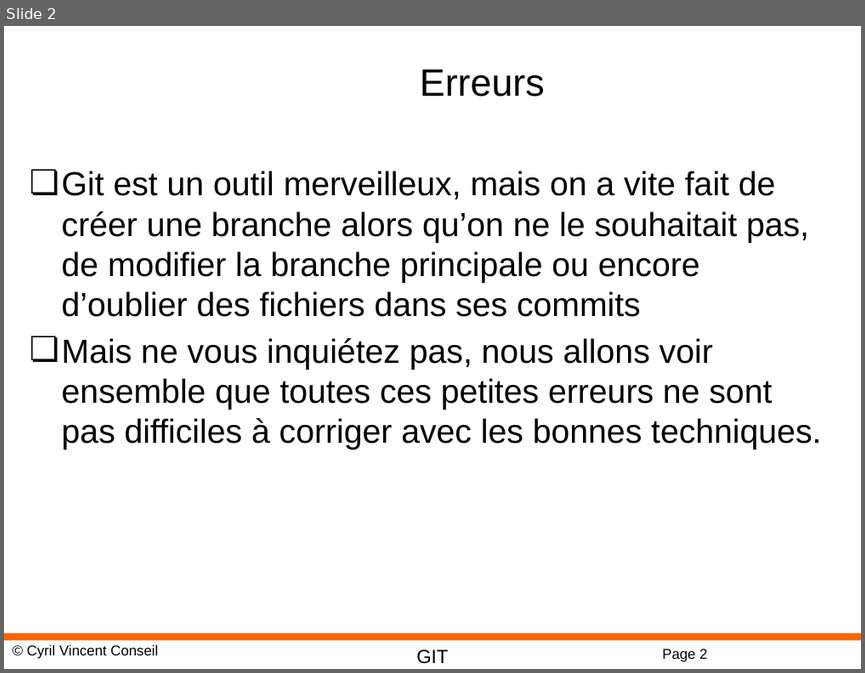
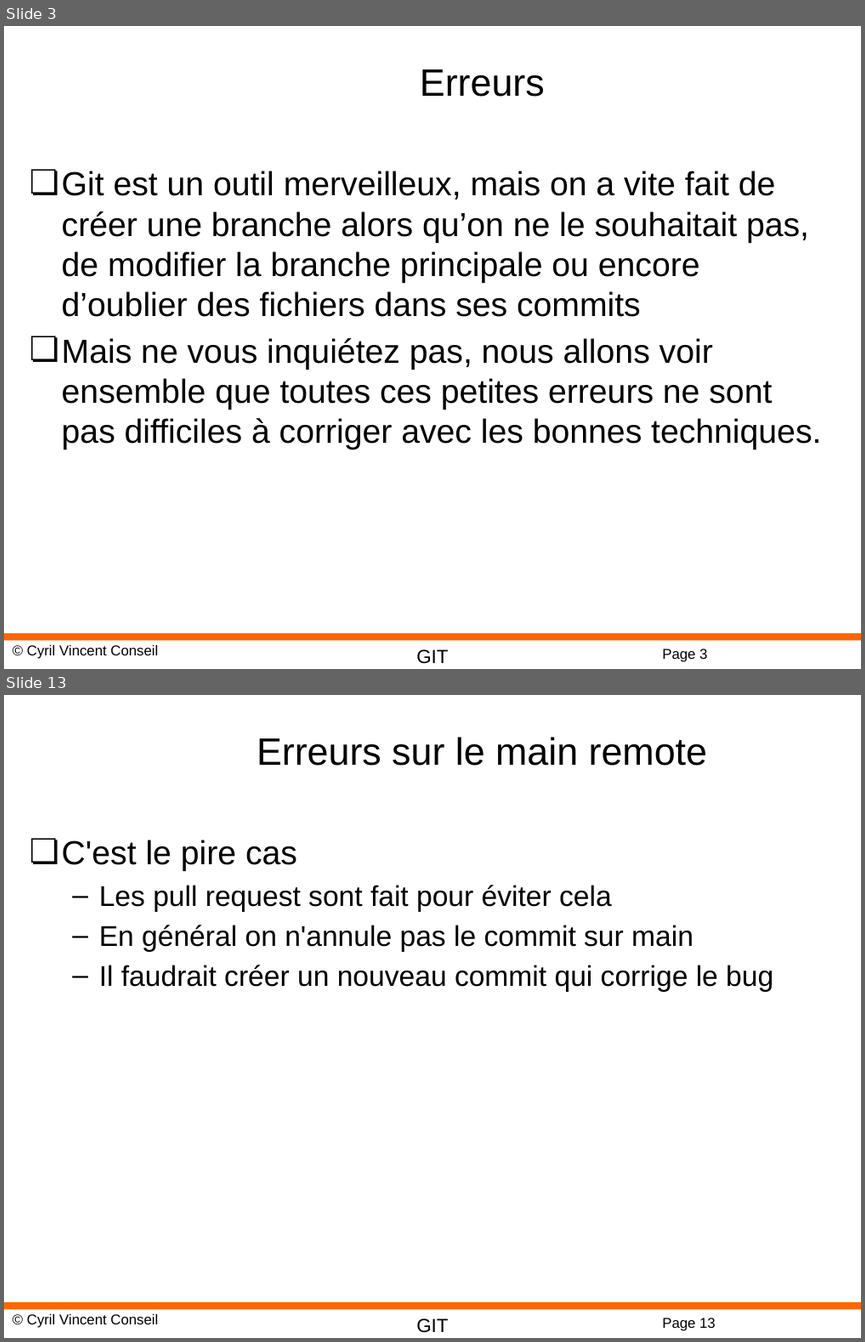
Before and after one commit to cyrilvincent/git, a slide deck: ppt/GIT05-Conflicts.pptx. Shown one above the other, each under a label of ours: slide 2 before the commit, slides 3 and 13 after it; the slides between them are not shown. The pictures are 865x673 and 865x1342 pixels, drawn with LibreOffice and Linux fonts; fonts in the diff are those of the drawing; background and template pictures are left out. Boxes give left, top, right and bottom in pixels: in the first picture for what was removed or moved away, otherwise in the second. Text is boxed around its words. In the diff, an @@ line names an element or a change of style, - is before the commit and + after.

```diff
--- a/ppt/GIT05-Conflicts.pptx
+++ b/ppt/GIT05-Conflicts.pptx
@@ slide 13 added at [4, 695, 861, 1338], background #FFFFFF; not listed: 4 template elements that a slide beside it also shows @@
@@ title added at [256, 737, 707, 766], 32 pt, text #000000 @@
+Erreurs sur le main remote
@@ text added at [62, 839, 773, 992], 24 pt, text #000000 @@
+❏ C'est le pire cas
+  – Les pull request sont fait pour éviter cela
+  – En général on n'annule pas le commit sur main
+  – Il faudrait créer un nouveau commit qui corrige le bug
@@ what was slide 2 is now slide 3 @@
@@ page number at [662, 648, 707, 662]: text changed @@
-Page 2
+Page 3
```
Also in this commit, not shown: 9 other slides added, 3 other files.
